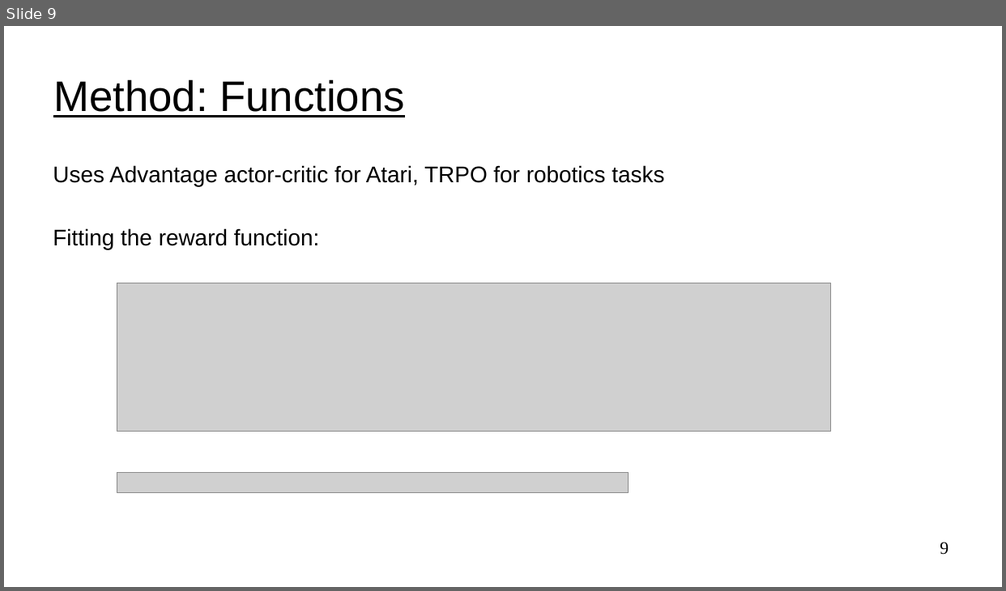
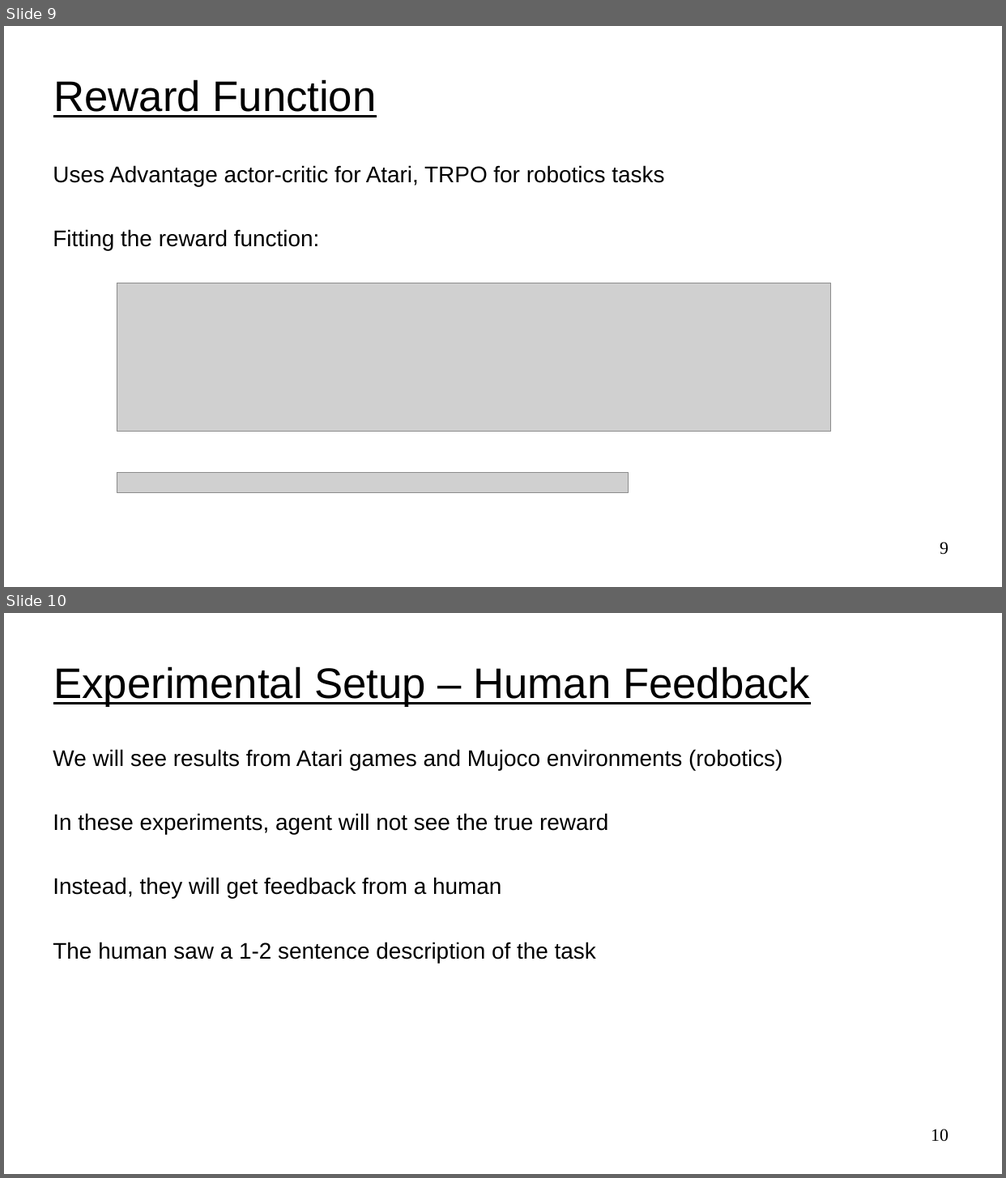
Before and after one commit to UVADS/reinforcement_learning, a slide deck: 11_rl_human_feedback/rlhf.ppt. Shown one above the other, each under a label of ours: slide 9 before the commit, slides 9 and 10 after it. The pictures are 1006x591 and 1006x1178 pixels, drawn with LibreOffice and Linux fonts; fonts in the diff are those of the drawing; grey boxes stand for pictures. Boxes give left, top, right and bottom in pixels: in the first picture for what was removed or moved away, otherwise in the second. Text is boxed around its words. In the diff, an @@ line names an element or a change of style, - is before the commit and + after.

```diff
--- a/11_rl_human_feedback/rlhf.ppt
+++ b/11_rl_human_feedback/rlhf.ppt
@@ slide 10 added at <box>4,613,1002,1174</box>, background #FFFFFF @@
@@ title added at <box>53,666,810,707</box>, 34 pt, text #000000, underline @@
+Experimental Setup – Human Feedback
@@ text added at <box>53,749,782,963</box>, 18 pt, text #000000 @@
+We will see results from Atari games and Mujoco environments (robotics)
+In these experiments, agent will not see the true reward
+Instead, they will get feedback from a human
+The human saw a 1-2 sentence description of the task
@@ page number added at <box>931,1129,948,1142</box>, 14 pt, text #000000 @@
+10
@@ slide 9 changed as well @@
@@ title at <box>53,79,377,118</box>: text changed @@
-Method: Functions
+Reward Function
```
Also in this commit, not shown: 10 other slides changed, 2 other slides added, 1 slide removed, 1 other file.
